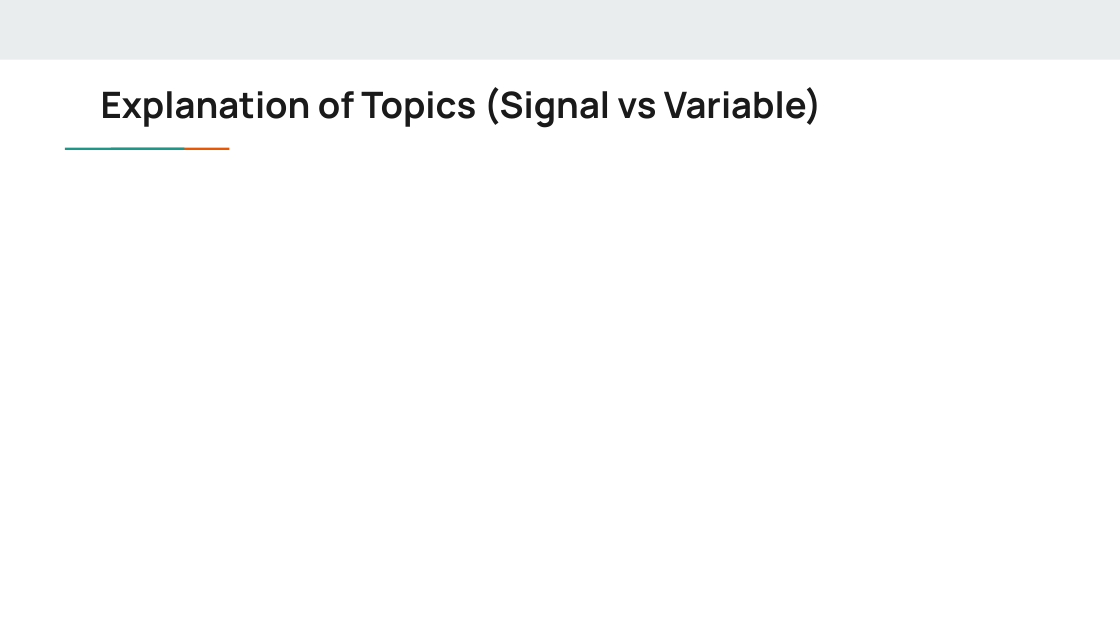
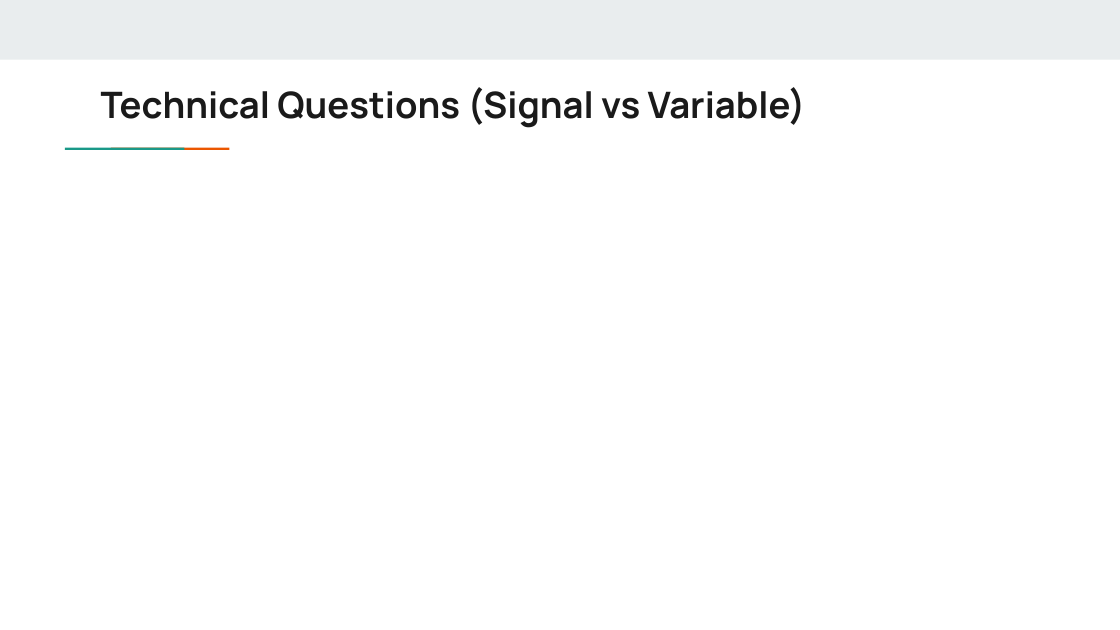
Before and after one commit to ethanforrest/ELEC241-Referral-Practice, a slide deck: slide 9 of ELEC241 Practice Presentation.pptx (slide 8 before the commit). Drawn at 1120x630 pixels with LibreOffice and Linux fonts; fonts in the diff are those of the drawing. Boxes give left, top, right and bottom in pixels: in the first picture for what was removed or moved away, otherwise in the second. Text is boxed around its words. In the diff, an @@ line names an element or a change of style, - is before the commit and + after.

```diff
--- a/ELEC241 Practice Presentation.pptx
+++ b/ELEC241 Practice Presentation.pptx
@@ title at [101,87,806,128]: text changed @@
-Explanation of Topics (Signal vs Variable)
+Technical Questions (Signal vs Variable)
```
Also in this commit, not shown: 3 other slides changed, 2 slides added, 1 slide removed, 1 other file.
